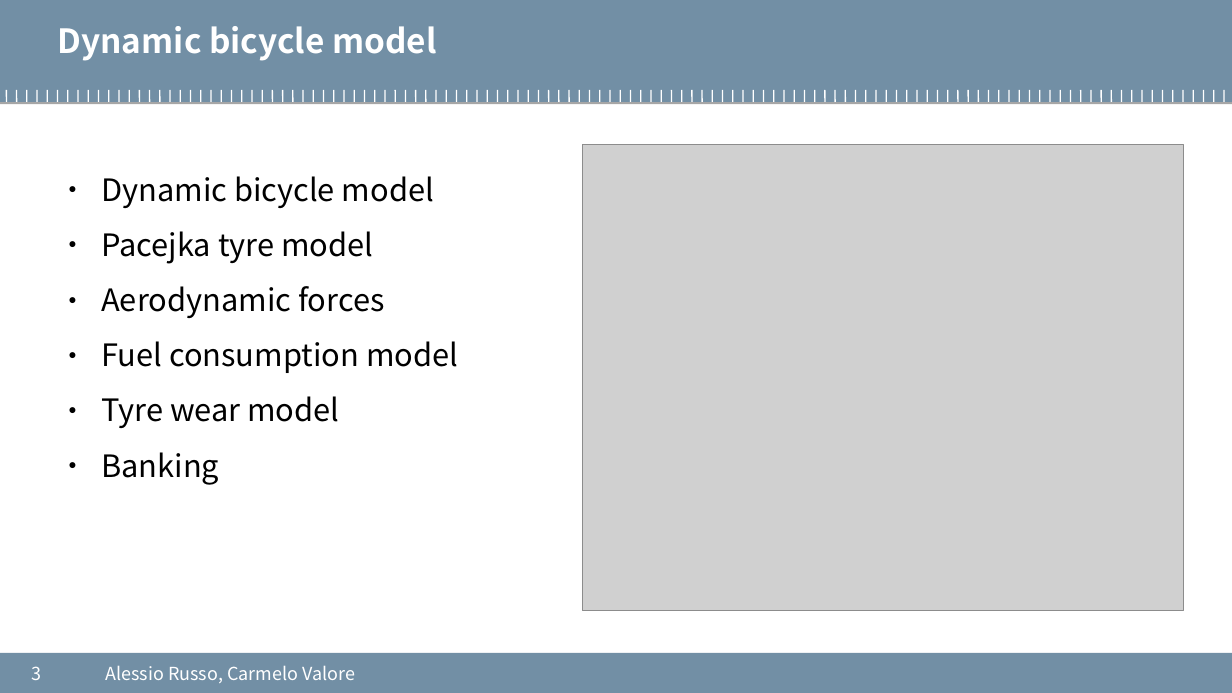
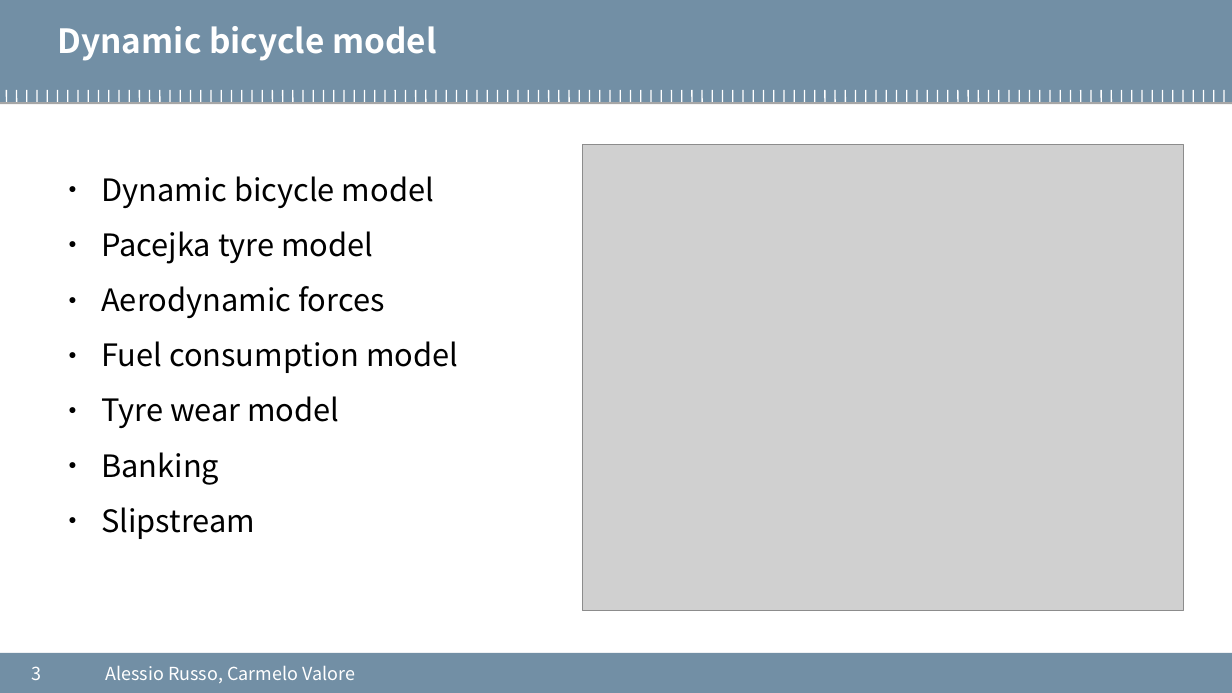
Before and after one commit to cvalore/mida2-project, a slide deck: slide 3 of presentations/20200916_meeting8.pptx. Drawn at 1232x693 pixels with LibreOffice and Linux fonts; fonts in the diff are those of the drawing; grey boxes stand for pictures; background and template pictures are left out. Boxes give left, top, right and bottom in pixels: in the first picture for what was removed or moved away, otherwise in the second. Text is boxed around its words. In the diff, an @@ line names an element or a change of style, - is before the commit and + after.

```diff
--- a/presentations/20200916_meeting8.pptx
+++ b/presentations/20200916_meeting8.pptx
@@ text at <box>101,507,255,539</box>: paragraph added @@
+● Slipstream
```
Also in this commit, not shown: 9 other slides changed, 7 slides added, 16 other files.
